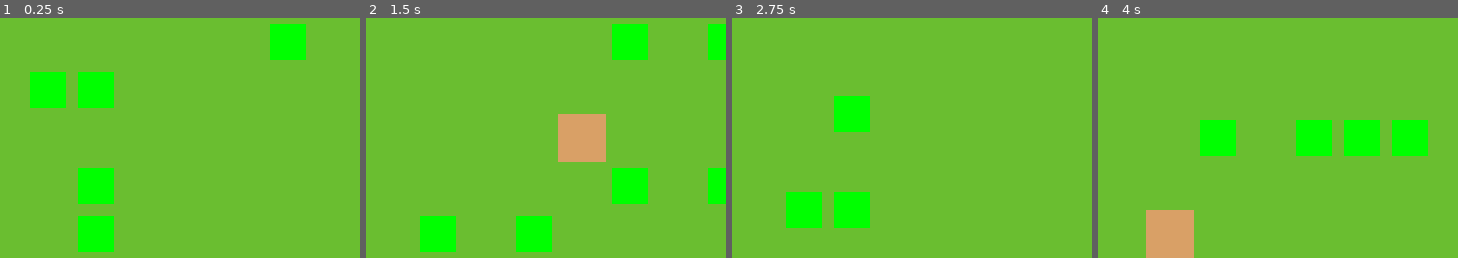
Above: before the commit, frames 1-4 (left to right).
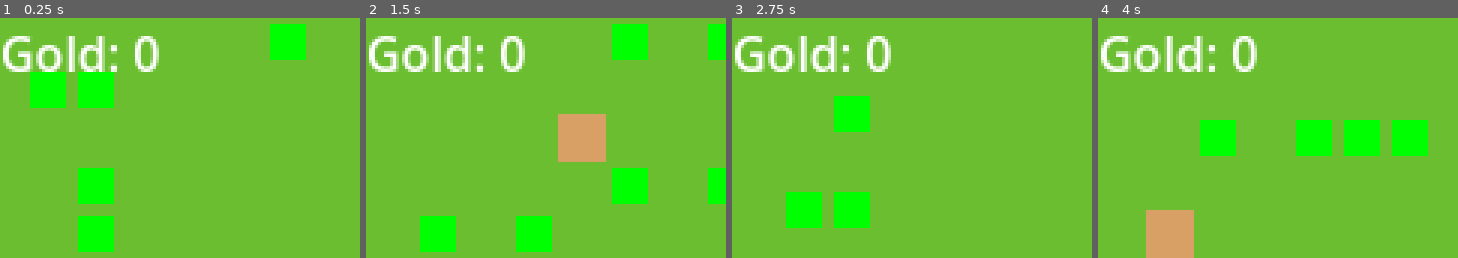
Above: after the commit, the same moments.

Repository: comfy-gamedev/ludum-dare-60
Game: Godot game, scene res://scenes/main/main.tscn
Same seed, same stepped clock (60 frames per second), same inputs: the game is played once before the commit and once after it. The engine's default icon, where the game draws it, is replaced by a stand-in: a white triangle on a blue panel in a dark square.
Inputs (mouse positions are % of the whole screen's width and height, from its top left):
- Up to frame 1 (0.25 s): no input
- Up to frame 2 (1.5 s): tap Enter at 0.5 s; move the mouse to (72, 45) at 0.52 s; hold D (pan_right) 0.53-1.28 s; click (72, 45) at 0.67 s; move the mouse to (30, 55) at 1.27 s; hold S (pan_down) from 1.28 s (still down)
- Up to frame 3 (2.75 s): move the mouse to (60, 28) at 2.02 s; release S (pan_down) at 2.03 s; hold D (pan_right) from 2.03 s (still down)
- Up to frame 4 (4 s): move the mouse to (45, 70) at 2.77 s; release D (pan_right) at 2.78 s; hold W (pan_up) 2.78-3.53 s; click (45, 70) at 2.92 s; move the mouse to (80, 65) at 3.52 s; hold A (pan_left) from 3.53 s (still down)
The pictures show only the part of the screen within x 0-50%, y 0-50%; the shares and areas given below are measured in that part.

The runs differ from the first frame. In frame 1, 3.2% of the frame differs, in the area x 0-45%, y 7-23%; in frame 2, 3.2%; in frame 3, 3.2%; in frame 4, 3.2%.

Commit message:
rest of the pit

Diff:
--- a/entities/buildings/pit/pit.gd
+++ b/entities/buildings/pit/pit.gd
@@ -14,6 +14,7 @@
 
 func place_item(_pos: Vector2i, item_inst: ItemInstance) -> void:
 	Main.current.gold += item_inst.value
+	item_inst.sprite.queue_free()
 
 
 func get_item(_pos: Vector2i) -> ItemInstance:
--- a/entities/buildings/pit/pit.tscn
+++ b/entities/buildings/pit/pit.tscn
@@ -8,5 +8,5 @@
 
 [node name="Sprite2D" type="Sprite2D" parent="." unique_id=462331627]
 modulate = Color(0, 0, 0, 1)
+position = Vector2(8, 8)
 texture = ExtResource("2_jnbq8")
-flip_v = true
--- a/scenes/main/main.gd
+++ b/scenes/main/main.gd
@@ -10,6 +10,7 @@
 
 const HOUSE = preload("uid://6gtvs4ggkcwd")
 const TREE = preload("uid://bayold7n6brg0")
+const PIT = preload("uid://btc2onty6jr4i")
 
 static var current: Main
 
@@ -27,12 +28,16 @@
 @onready var entity_root: Node2D = $EntityRoot
 
 @onready var tick_label: Label = $DebugCanvasLayer/TickLabel
+@onready var gold_label: Label = $UICanvasLayer/GoldLabel
 
 var building_parts: Dictionary[Vector2i, BuildingPart]
 
 var tick_entities: Dictionary[Node, bool] # HashSet
 
-var gold: int = 0
+var gold: int = 0:
+	set(val):
+		gold = val
+		gold_label.text = "Gold: " + str(val)
 
 var _ticking: bool = true
 var _t: float = 0.0
--- a/scenes/main/main.tscn
+++ b/scenes/main/main.tscn
@@ -147,5 +147,10 @@
 mouse_filter = 2
 color = Color(0, 0, 0, 0)
 
+[node name="GoldLabel" type="Label" parent="UICanvasLayer" unique_id=17194083]
+offset_right = 72.0
+offset_bottom = 23.0
+text = "Gold: 0"
+
 [node name="AnimationPlayer" type="AnimationPlayer" parent="." unique_id=1026538169]
 libraries/ = SubResource("AnimationLibrary_b1x3f")
